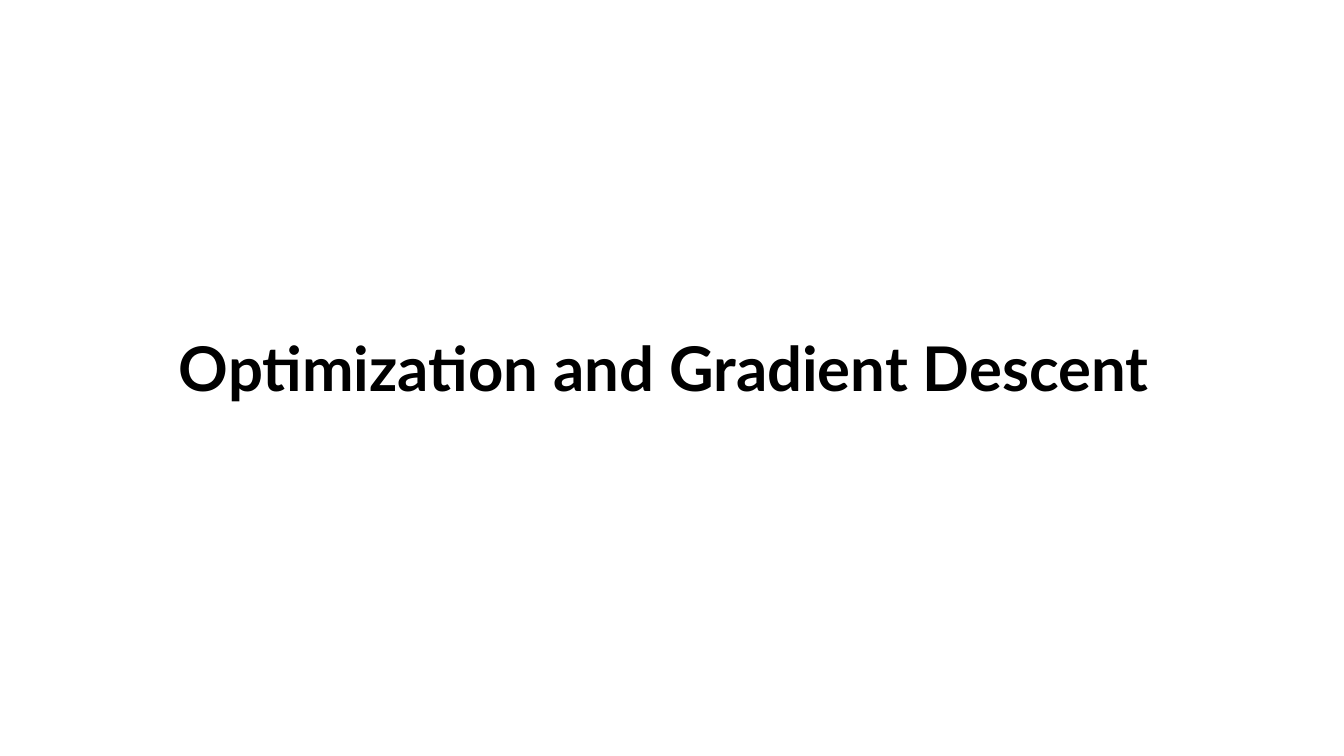
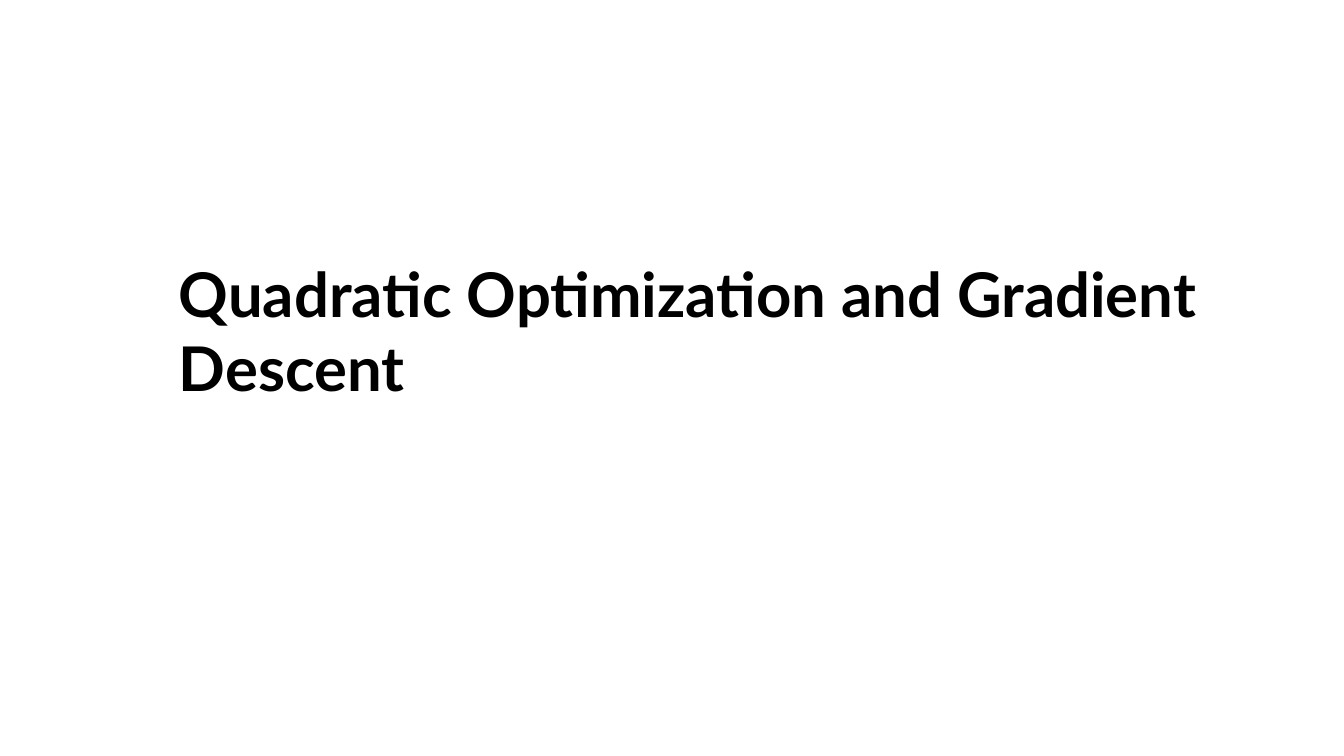
Before and after one commit to StephenElston/CSCI-E25, a slide deck: slide 10 of Slides/7_RegularizationAndOptimization.pptx. Drawn at 1344x756 pixels with LibreOffice and Linux fonts; fonts in the diff are those of the drawing. Boxes give left, top, right and bottom in pixels: in the first picture for what was removed or moved away, otherwise in the second. Text is boxed around its words. In the diff, an @@ line names an element or a change of style, - is before the commit and + after.

```diff
--- a/Slides/7_RegularizationAndOptimization.pptx
+++ b/Slides/7_RegularizationAndOptimization.pptx
@@ subtitle at box(179, 271, 1196, 392): text changed @@
-Optimization and Gradient Descent
+Quadratic Optimization and Gradient Descent
```
Also in this commit, not shown: 19 other slides changed, 1 slide added.
